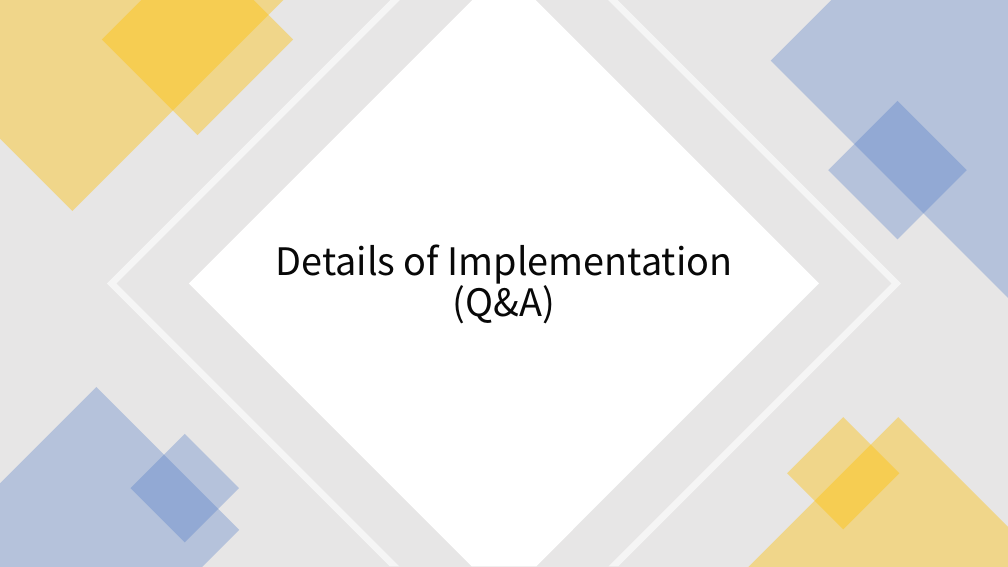
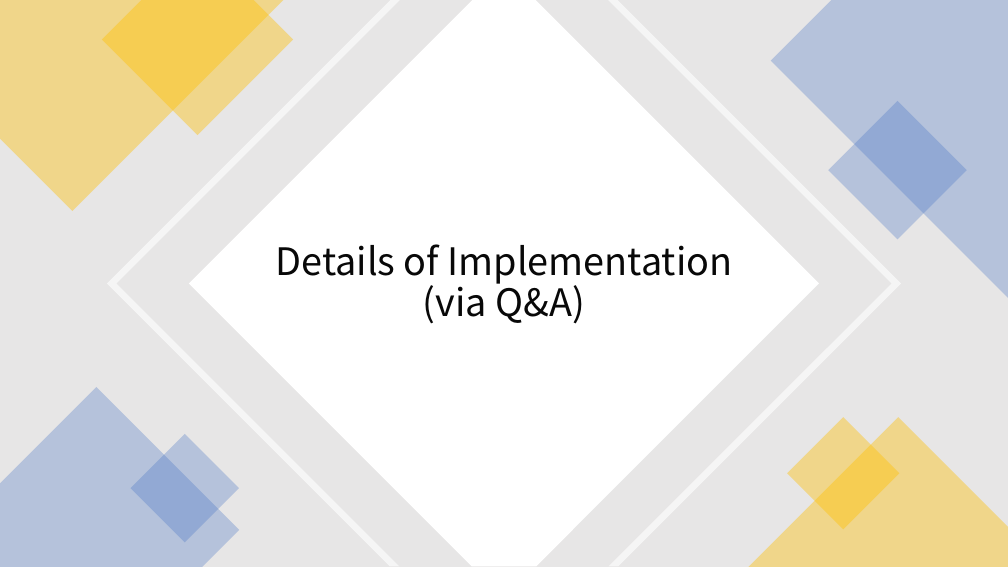
Before and after one commit to ifsheldon/OSLearning, a slide deck: slide 26 of project/MapReduce/pre.pptx (slide 24 before the commit). Drawn at 1008x567 pixels with LibreOffice and Linux fonts; fonts in the diff are those of the drawing. Boxes give left, top, right and bottom in pixels: in the first picture for what was removed or moved away, otherwise in the second. Text is boxed around its words. In the diff, an @@ line names an element or a change of style, - is before the commit and + after.

```diff
--- a/project/MapReduce/pre.pptx
+++ b/project/MapReduce/pre.pptx
@@ title at bbox=[276, 244, 733, 324]: text changed @@
-Details of Implementation (Q&A)
+Details of Implementation (via Q&A)
```
Also in this commit, not shown: 10 other slides changed, 9 slides added, 6 slides removed, 1 other file.
